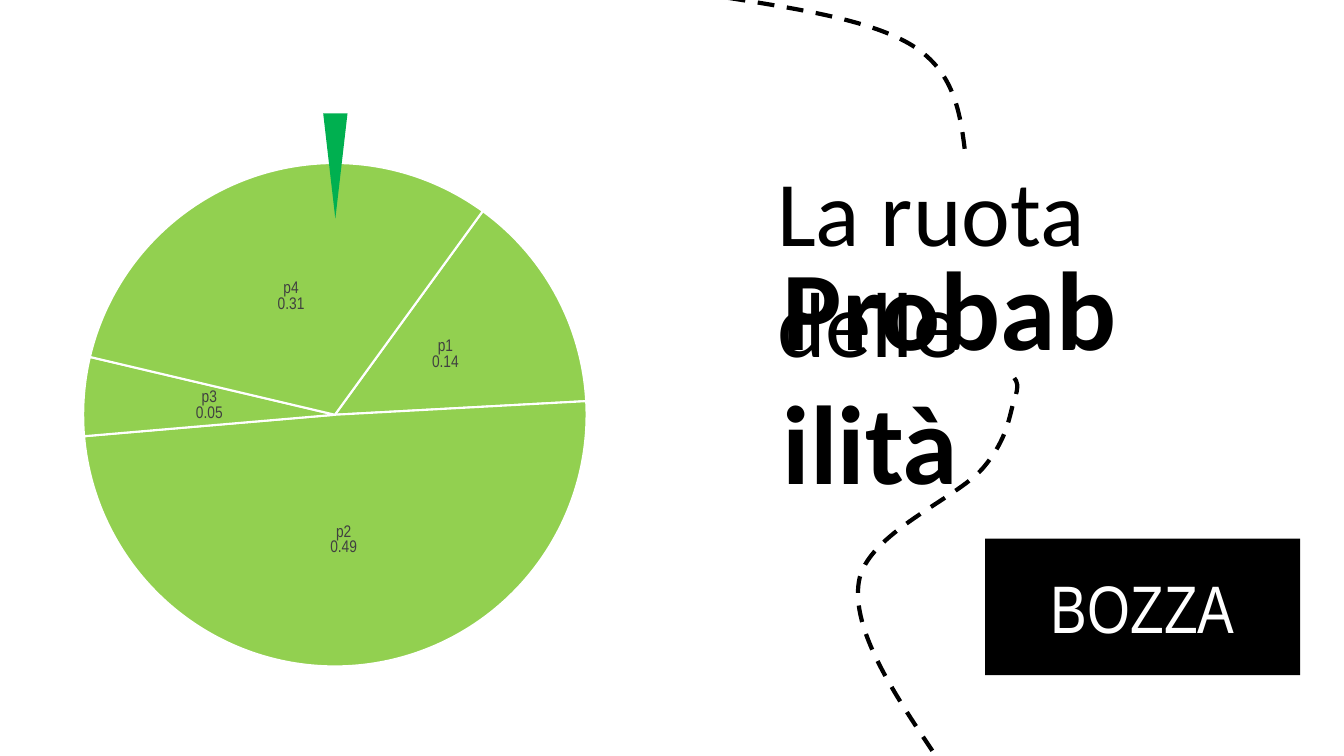
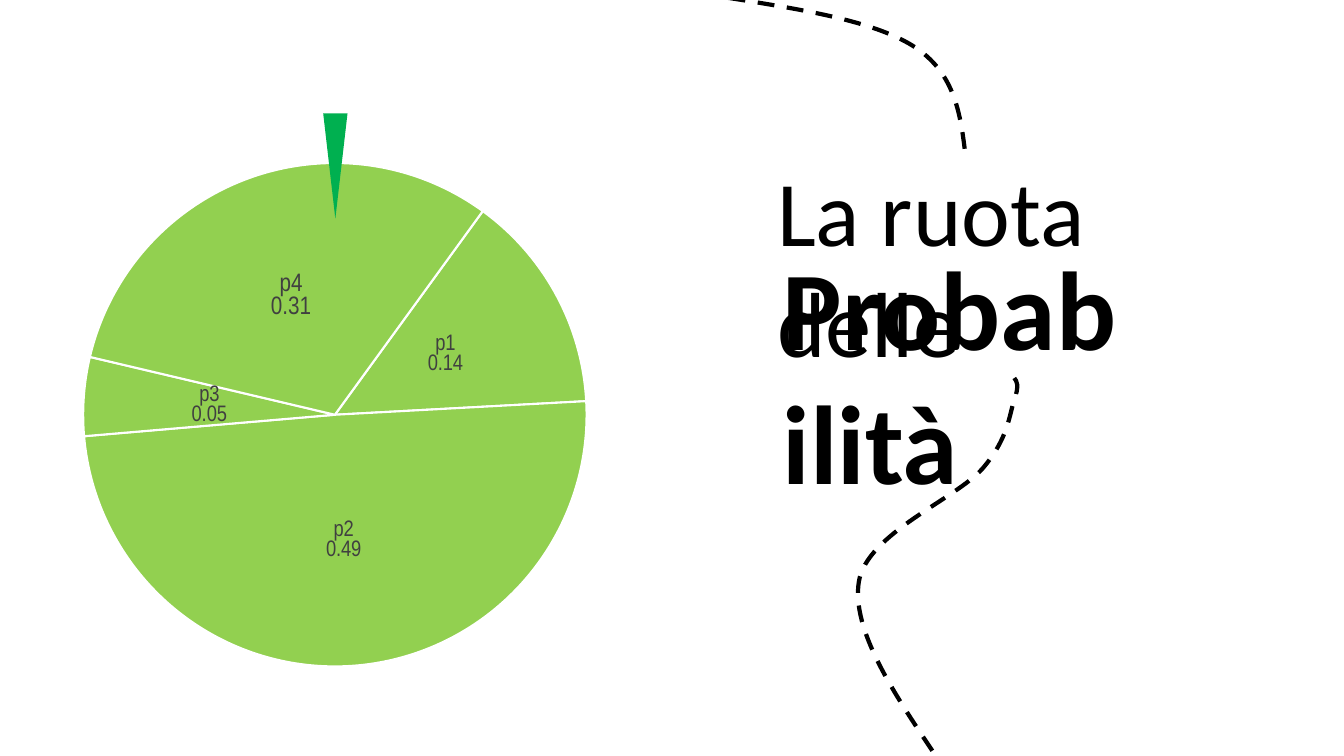
Before and after one commit to Teiolass/tesina, a slide deck: slide 33 of Presentazioni/Algoritmi genetici.pptx. Drawn at 1344x756 pixels with LibreOffice and Linux fonts; fonts in the diff are those of the drawing. Boxes give left, top, right and bottom in pixels: in the first picture for what was removed or moved away, otherwise in the second. Text is boxed around its words. In the diff, an @@ line names an element or a change of style, - is before the commit and + after.

```diff
--- a/Presentazioni/Algoritmi genetici.pptx
+++ b/Presentazioni/Algoritmi genetici.pptx
@@ pie chart at (0,149,723,681) @@
@@ data labels of Series 1 changed @@
@@ rectangle removed at (985,538,1300,676) @@
-BOZZA
```
Also in this commit, not shown: 7 other slides changed, 2 slides added, 2 slides removed, 2 other files.
